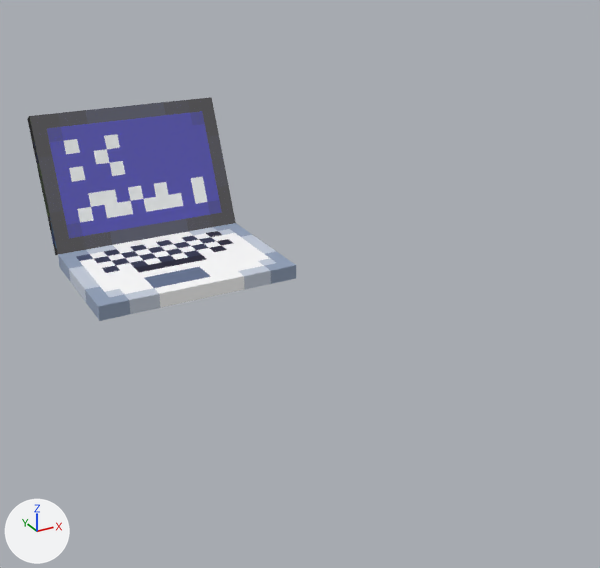
The glTF model public/laptop.glb as it was, and as the next commit left it.
Both versions are drawn from a 50 mm lens placed at (-1.66, -2.82, 1.44), pointed at (-0.13, -0.03, 0.05). Arrows for +X, +Y and +Z are at lower left; the lights stay in place. Where no turn or scale is listed for an object, it has been applied to the vertices. Vertices at the same position are counted once.

Script lines for the objects in view, before the commit:
```python
me_object_0 = bpy.data.meshes.new('Object_0')
me_object_0.from_pydata(...)  # 4 vertices, 2 faces; spans x -0.438..0.438, y 0.0, z 0.0..0.625
me_object_0.materials.append(mat_material_0)
me_object_1 = bpy.data.meshes.new('Object_1')
me_object_1.from_pydata(...)  # 8 vertices, 10 faces; spans x -0.438..0.438, y 0.0..0.297, z -0.024..0.577
me_object_1.materials.append(mat_material_1)
me_object_3 = bpy.data.meshes.new('Object_3')
me_object_3.from_pydata(...)  # 8 vertices, 10 faces; spans x -0.938..-0.063, y 0.063..0.688, z 0.0..0.063
me_object_3.materials.append(mat_material_3)
ob_object_4 = bpy.data.objects.new('Object_4', me_object_0)
ob_object_4.parent = ob_bfe21660_b872_bb20_156f_5965c498a815_1
ob_object_4.location = (0.0, 0.0, 0.0)
ob_object_5 = bpy.data.objects.new('Object_5', me_object_1)
ob_object_5.location = (-0.5, 0.75, 0.063)
ob_object_8 = bpy.data.objects.new('Object_8', me_object_3)
ob_object_8.location = (0.0, 0.063, 0.0)
ob_sketchfab_model = bpy.data.objects.new('Sketchfab_model', None)
ob_sketchfab_model.location = (0.0, 0.0, 0.0)
ob_sketchfab_model.rotation_euler = (-1.571, 0.0, -3.142)  # degrees (-90, 0, -180)
```
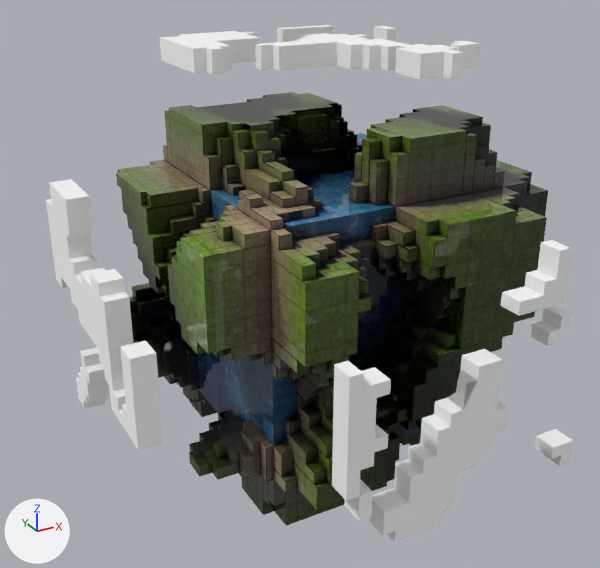
ob_sketchfab_model is not drawn itself; it is the parent of ob_root.

What the commit changed:
Material 'Clouds' (mat_clouds) is new.
Its base color is (1.0, 1.0, 1.0) (white #ffffff).
Its metallic is 0.456.
Its roughness is 1.0.
Material 'Material' (mat_material) is new.
Its texture is img_image_0.
Its roughness is 0.0.
me_object_0 is used by ob_object_4; parent ob_bfe21660_b872_bb20_156f_5965c498a815_1; location (0.0, 0.0, 0.0).
me_object_0 had 4 vertices, 2 faces and spanned x -0.438..0.438, y 0.0, z 0.0..0.625.
me_object_0 no longer uses material mat_material_0.
me_object_0 now has 406 vertices, 719 faces and spans x -1.009..0.5, y -1.009..0.5, z -0.5..1.009.
me_object_0 part 1: 149 vertices added at x -0.5..0.5, y -1.009..-0.92, z -0.5..0.45.
me_object_0 part 2: 4 vertices removed from x -0.438..0.438, y 0.0, z 0.0..0.625; 144 vertices added at x -0.5..0.5, y -0.45..0.5, z 0.92..1.009.
me_object_0 part 3: 113 vertices added at x -1.009..-0.92, y -0.5..0.5, z -0.45..0.5.
me_object_0 now uses material mat_clouds (white #ffffff).
Mesh me_object_1_1 is new.
It has 5588 vertices, 12970 faces and spans x -0.74..0.74, y -0.74..0.74, z -0.74..0.74.
It uses material mat_material (picture img_image_0).
Object 'Sketchfab_model' (ob_sketchfab_model) turns from (-90, 0, -180) to (-90, 0, 0) degrees about x, y and z.
In object 'Object_4' (ob_object_4), parent goes from ob_bfe21660_b872_bb20_156f_5965c498a815_1 to ob_clouds_0.
Object 'Object_5' (ob_object_5) is deleted.
Object 'Object_8' (ob_object_8) is deleted.
Object 'Clouds_0' (ob_clouds_0) is new.
Its parent is ob_gltf_scenerootnode.
Its location is (0.0, 0.0, 0.0).
Object 'Object_6' (ob_object_6) is new; it shows me_object_1_1.
Its location is (0.0, 0.0, 0.0).

Pixel boxes (x1, y1, x2, y2) of what changed, in the pictures (600 x 568 px):
'Object_6', added
    after: (116, 92, 548, 526)
'Object_4', reshaped, turned, moved
    before: (30, 97, 236, 254)
    after: (46, 25, 573, 542)
'Object_8', deleted
    before: (58, 223, 296, 321)
'Object_5', deleted
    before: (27, 116, 58, 255)
part 1 of me_object_0, added
    after: (332, 240, 573, 542)
part 2 of me_object_0, built on
    before: (30, 97, 236, 254)
    after: (160, 25, 480, 79)
part 3 of me_object_0, added
    after: (46, 179, 163, 451)
